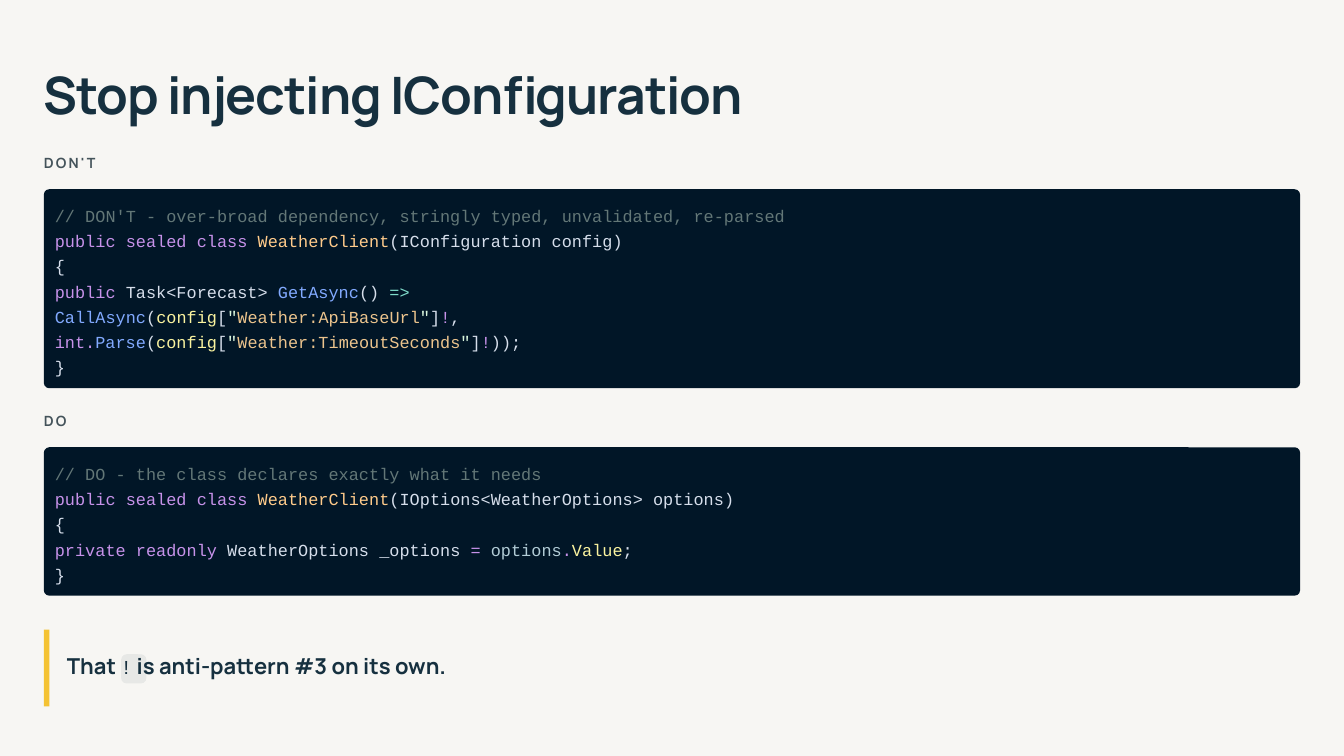
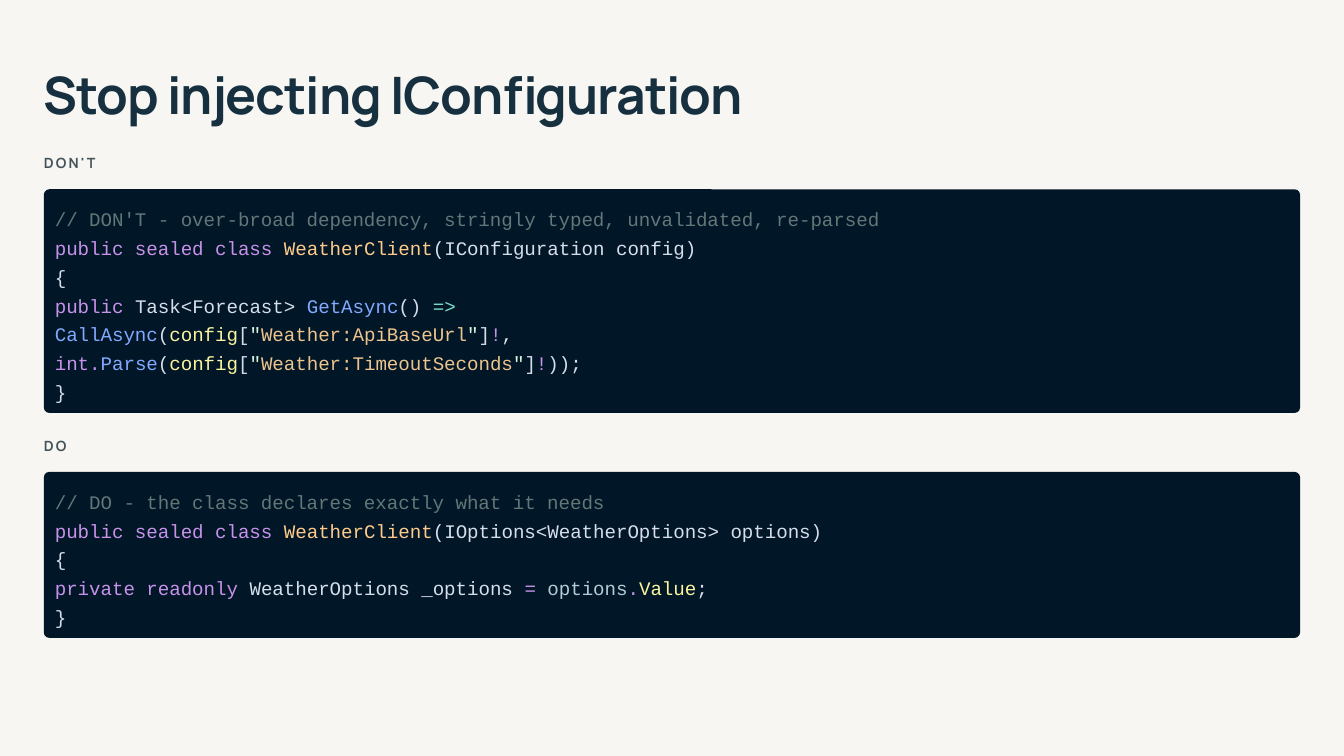
Before and after one commit to 1kevgriff/modern-dotnet-configuration, a slide deck: slide 35 of slides/modern-dotnet-configuration.pptx. Drawn at 1344x756 pixels with LibreOffice and Linux fonts; fonts in the diff are those of the drawing. Boxes give left, top, right and bottom in pixels: in the first picture for what was removed or moved away, otherwise in the second. Text is boxed around its words. In the diff, an @@ line names an element or a change of style, - is before the commit and + after.

```diff
--- a/slides/modern-dotnet-configuration.pptx
+++ b/slides/modern-dotnet-configuration.pptx
@@ rounded rectangle: place and size @@
-rounded rectangle at [43, 190, 1299, 388]
+rounded rectangle at [43, 190, 1299, 413]
@@ rounded rectangle at [43, 190, 1299, 413]: proportions changed @@
@@ text "// DON'T - over-broad dependency, ..." at [55, 213, 879, 374]: size 9.2 to 10.5 pt; line spacing 13.8pt to 15.8pt @@
@@ text "DO": place and size @@
-text "DO" at [44, 415, 67, 426]
+text "DO" at [44, 440, 67, 451]
@@ rounded rectangle at [43, 471, 1299, 637]: proportions changed @@
@@ rounded rectangle: place and size @@
-rounded rectangle at [43, 448, 1299, 596]
+rounded rectangle at [43, 471, 1299, 637]
@@ text "// DO - the class ..." at [55, 495, 823, 599]: size 9.2 to 10.5 pt; line spacing 13.8pt to 15.8pt @@
@@ text "// DO - the class ...": place and size @@
-text "// DO - the class ..." at [55, 468, 734, 560]
+text "// DO - the class ..." at [55, 495, 823, 599]
@@ rectangle removed at [43, 629, 49, 706] @@
@@ text removed at [67, 658, 446, 680] @@
-That ! is anti-pattern #3 on its own.
@@ rounded rectangle removed at [121, 654, 146, 683] @@
```
Also in this commit, not shown: 10 other slides changed, 3 slides added, 7 slides removed, 3 other files.
